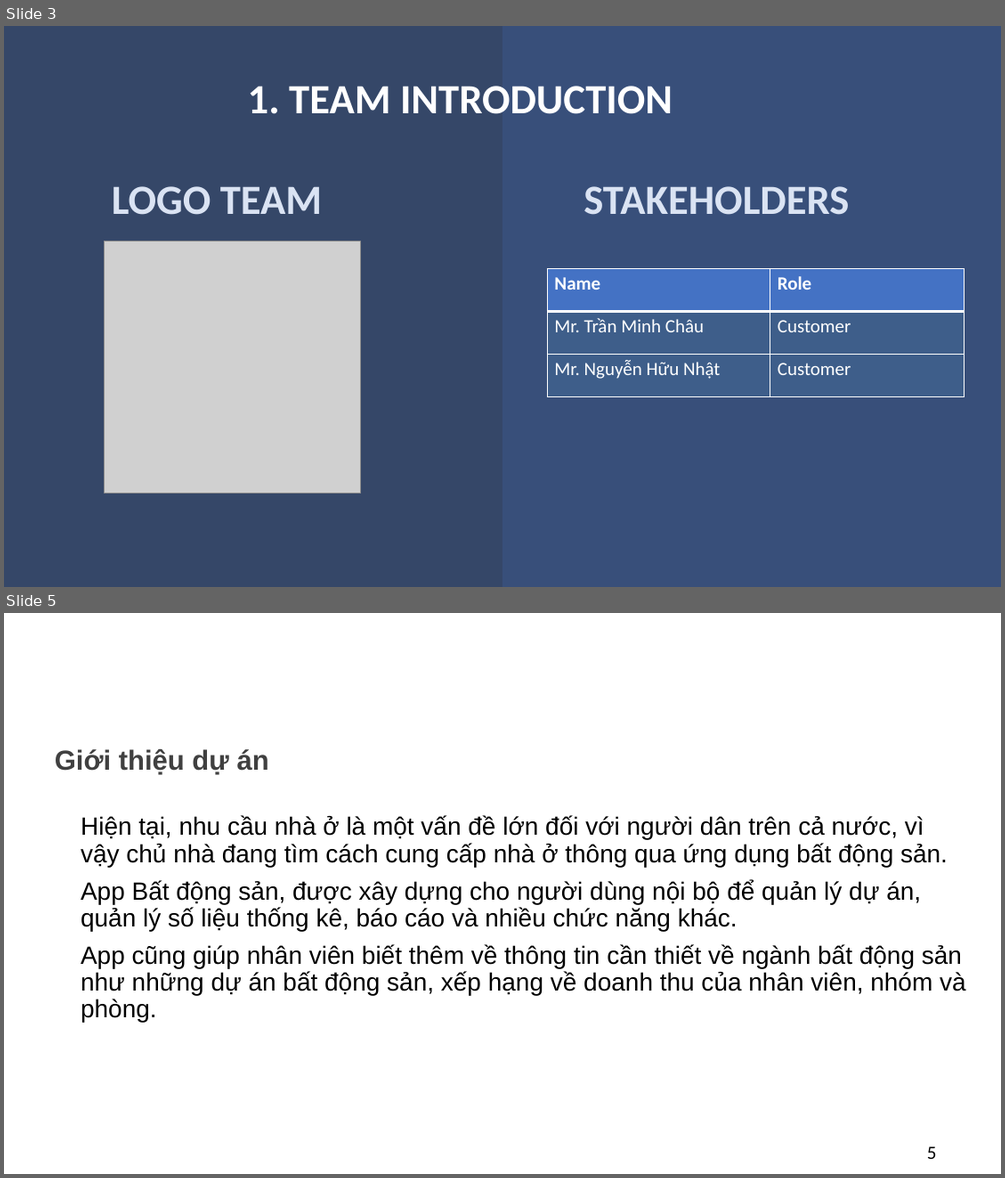
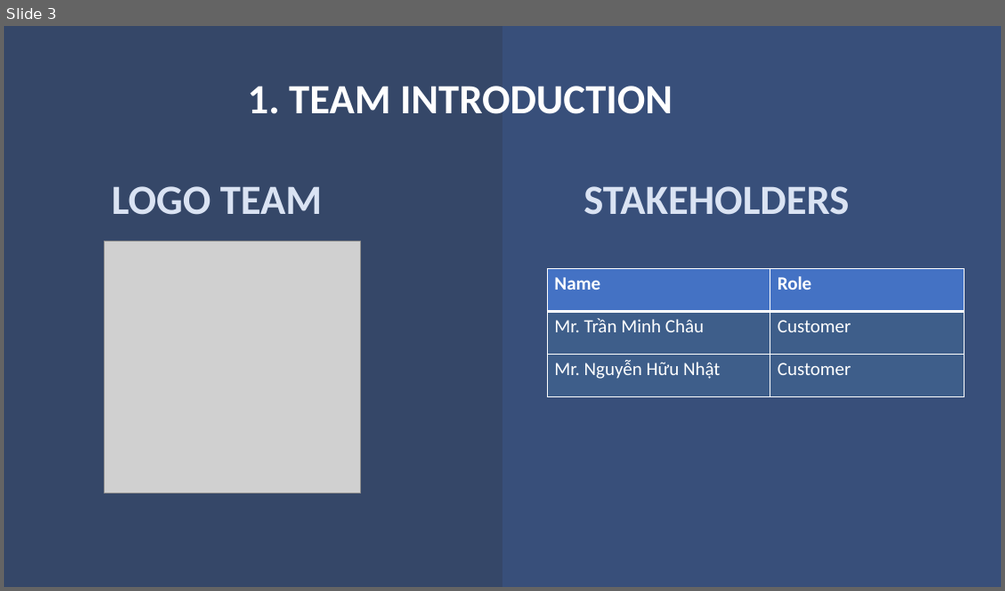
Before and after one commit to DamianHuynh/Capstone-Project, a slide deck: Improgress/PM-3.pptx. Shown one above the other, each under a label of ours: slides 3 and 5 before the commit, slide 3 after it; the slides between them are not shown. The pictures are 1005x1178 and 1005x591 pixels, drawn with LibreOffice and Linux fonts; fonts in the diff are those of the drawing; grey boxes stand for pictures; background and template pictures are left out; a plain dark background stands for a picture behind light text. Boxes give left, top, right and bottom in pixels: in the first picture for what was removed or moved away, otherwise in the second. Text is boxed around its words. In the diff, an @@ line names an element or a change of style, - is before the commit and + after.

```diff
--- a/Improgress/PM-3.pptx
+++ b/Improgress/PM-3.pptx
@@ slide 5 removed at bbox=[4, 613, 1001, 1174], background picture (left out) @@
@@ title removed at bbox=[4, 613, 1001, 709] @@
-2. Project overview
@@ text removed at bbox=[55, 749, 269, 775] @@
-Giới thiệu dự án
@@ text removed at bbox=[81, 816, 966, 1022] @@
-Hiện tại, nhu cầu nhà ở là một vấn đề lớn đối với người dân trên cả nước, vì vậy chủ nhà đang tìm cách cung cấp nhà ở thông qua ứng dụng bất động sản.
-App Bất động sản, được xây dựng cho người dùng nội bộ để quản lý dự án, quản lý số liệu thống kê, báo cáo và nhiều chức năng khác.
-App cũng giúp nhân viên biết thêm về thông tin cần thiết về ngành bất động sản như những dự án bất động sản, xếp hạng về doanh thu của nhân viên, nhóm và phòng.
@@ page number removed at bbox=[927, 1146, 937, 1159] @@
-5
```
Also in this commit, not shown: 7 slides changed, 1 slide added, 1 other slide removed.
